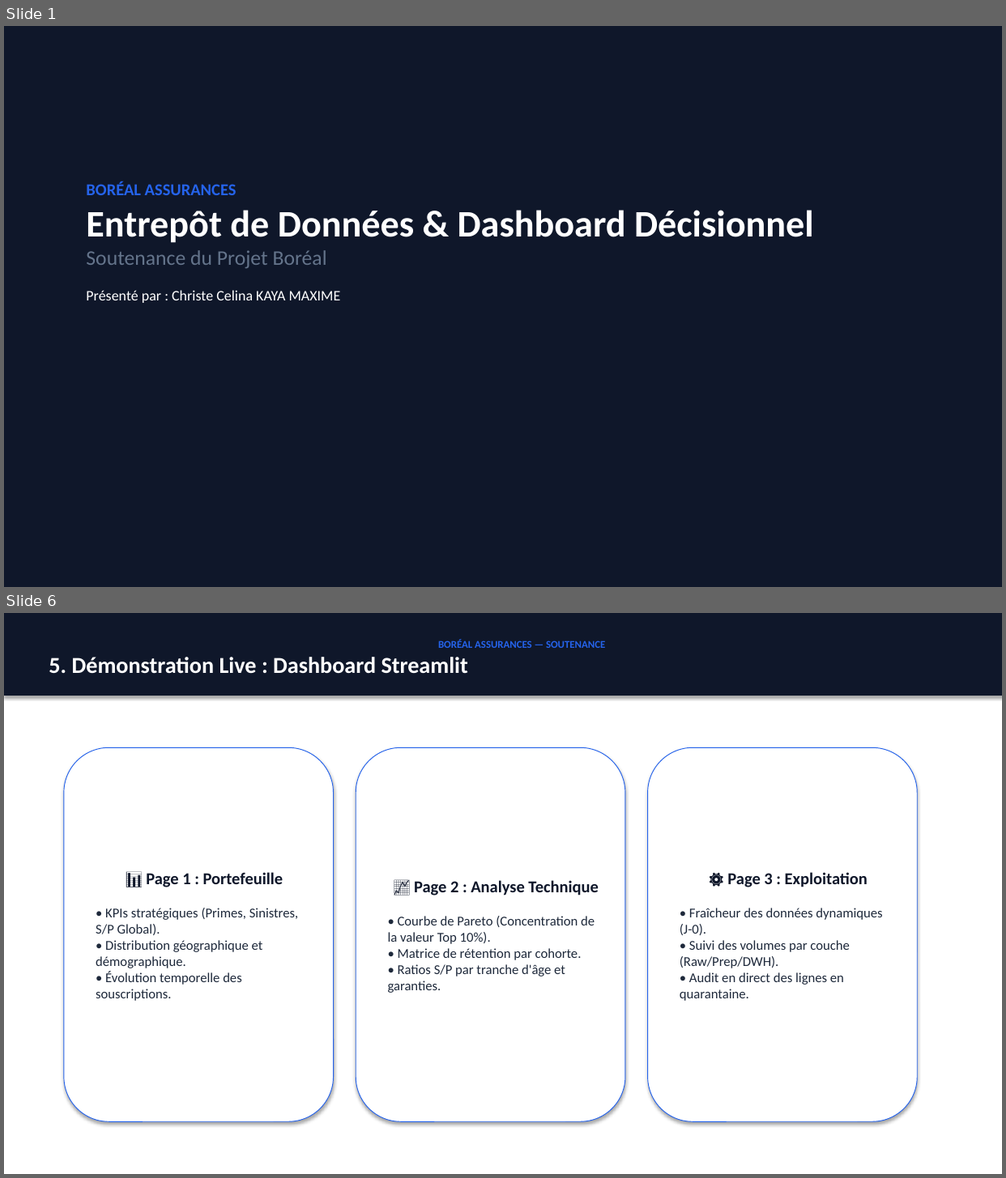
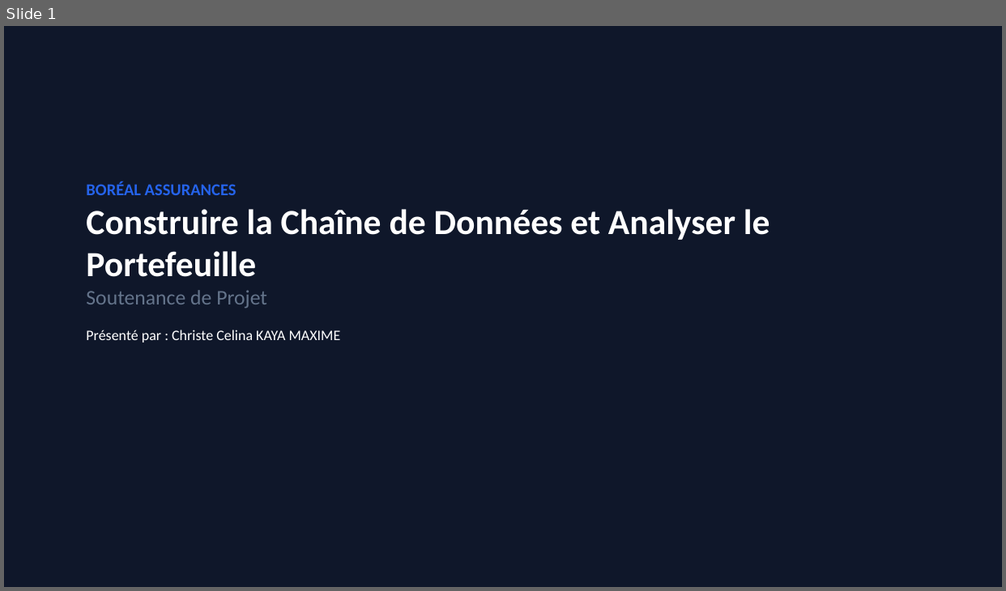
Before and after one commit to kmcc2001/projet_boreal_assurances, a slide deck: KAYA_Boreal_Presentation.pptx. Shown one above the other, each under a label of ours: slides 1 and 6 before the commit, slide 1 after it; the slides between them are not shown. The pictures are 1006x1178 and 1006x591 pixels, drawn with LibreOffice and Linux fonts; fonts in the diff are those of the drawing. Boxes give left, top, right and bottom in pixels: in the first picture for what was removed or moved away, otherwise in the second. Text is boxed around its words. In the diff, an @@ line names an element or a change of style, - is before the commit and + after.

Commit message:
Finalisation su projet

```diff
--- a/KAYA_Boreal_Presentation.pptx
+++ b/KAYA_Boreal_Presentation.pptx
@@ slide 6 removed at <box>4,613,1002,1174</box>, background #FFFFFF @@
@@ rectangle removed at <box>4,613,1002,696</box> @@
-BORÉAL ASSURANCES — SOUTENANCE
-5. Démonstration Live : Dashboard Streamlit
@@ rounded rectangle removed at <box>64,747,334,1122</box> @@
-📊 Page 1 : Portefeuille
-• KPIs stratégiques (Primes, Sinistres, S/P Global).
-• Distribution géographique et démographique.
-• Évolution temporelle des souscriptions.
@@ rounded rectangle removed at <box>356,747,625,1122</box> @@
-📈 Page 2 : Analyse Technique
-• Courbe de Pareto (Concentration de la valeur Top 10%).
-• Matrice de rétention par cohorte.
-• Ratios S/P par tranche d'âge et garanties.
@@ rounded rectangle removed at <box>648,747,918,1122</box> @@
-⚙️ Page 3 : Exploitation
-• Fraîcheur des données dynamiques (J-0).
-• Suivi des volumes par couche (Raw/Prep/DWH).
-• Audit en direct des lignes en quarantaine.
@@ slide 1 changed as well @@
@@ text at <box>86,209,770,308</box>: text changed; size 36 to 34 pt @@
-Entrepôt de Données & Dashboard Décisionnel
-Soutenance du Projet Boréal
+Construire la Chaîne de Données et Analyser le Portefeuille
+Soutenance de Projet
```
Also in this commit, not shown: 1 other slide changed, 5 slides added, 4 other slides removed, 9 other files.
